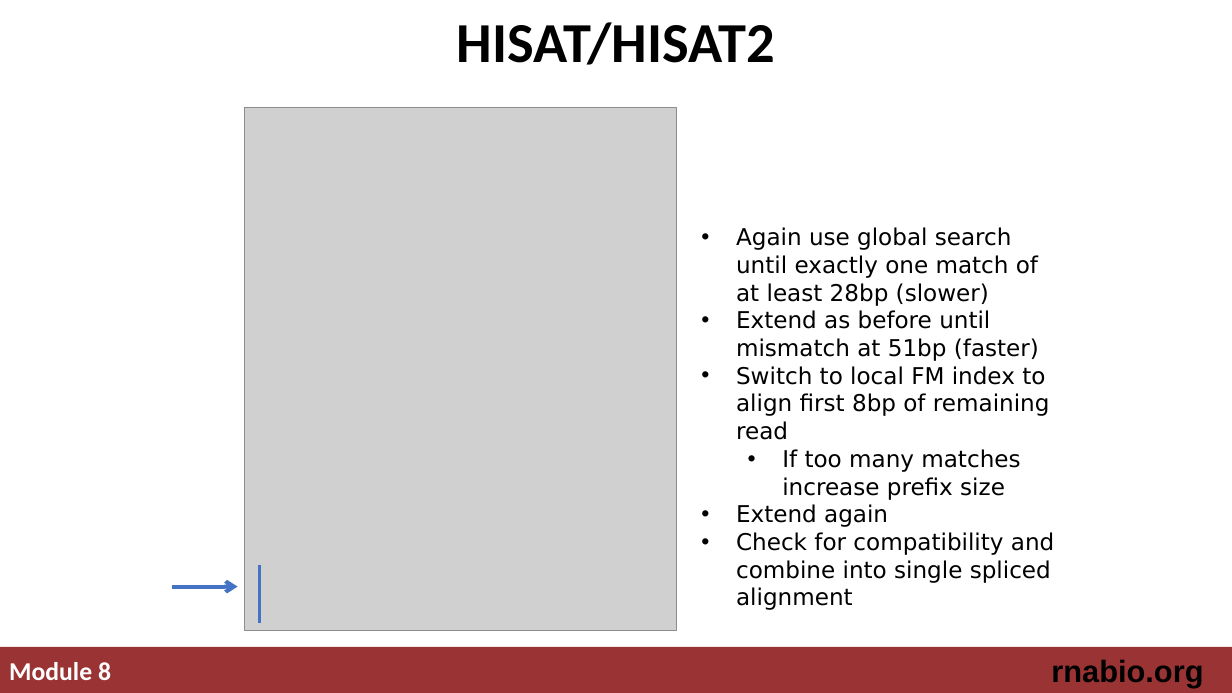
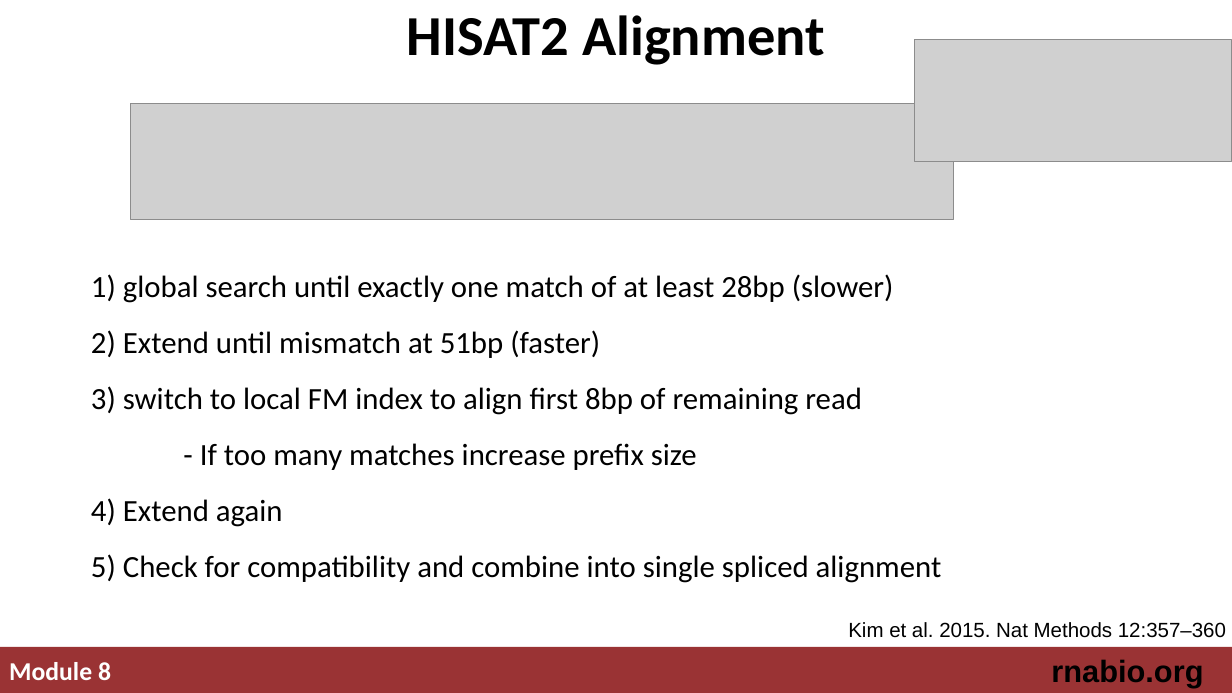
Before and after one commit to griffithlab/rnabio.org, a slide deck: slide 13 of assets/lectures/cbw-cshl/2019/mini/RNASeq_MiniLecture_08_01_Alignment.pptx (slide 15 before the commit). Drawn at 1232x693 pixels with LibreOffice and Linux fonts; fonts in the diff are those of the drawing; grey boxes stand for pictures. Boxes give left, top, right and bottom in pixels: in the first picture for what was removed or moved away, otherwise in the second. Text is boxed around its words. In the diff, an @@ line names an element or a change of style, - is before the commit and + after.

Commit message:
updating alignment slides

```diff
--- a/assets/lectures/cbw-cshl/2019/mini/RNASeq_MiniLecture_08_01_Alignment.pptx
+++ b/assets/lectures/cbw-cshl/2019/mini/RNASeq_MiniLecture_08_01_Alignment.pptx
@@ title at box(407, 15, 825, 65): text changed @@
-HISAT/HISAT2
+HISAT2 Alignment
@@ picture added at box(915, 40, 1232, 162) @@
@@ picture: place and size @@
-picture at box(245, 107, 677, 630)
+picture at box(130, 104, 954, 219)
@@ text at box(91, 274, 942, 583): text changed; size 18 to 24 pt; font DejaVu Sans to Calibri @@
-• Again use global search until exactly one match of at least 28bp (slower)
-• Extend as before until mismatch at 51bp (faster)
-• Switch to local FM index to align first 8bp of remaining read
-  • If too many matches increase prefix size
-• Extend again
-• Check for compatibility and combine into single spliced alignment
+1) global search until exactly one match of at least 28bp (slower)
+2) Extend until mismatch at 51bp (faster)
+3) switch to local FM index to align first 8bp of remaining read
+- If too many matches increase prefix size
+4) Extend again
+5) Check for compatibility and combine into single spliced alignment
@@ line removed from (260, 565) to (260, 623) @@
@@ arrow removed from (172, 587) to (238, 587) @@
@@ text added at box(848, 622, 1226, 638), 16 pt, text #000000 @@
+Kim et al. 2015. Nat Methods 12:357–360
```
Also in this commit, not shown: 7 other slides changed, 1 slide added, 3 slides removed, 2 other files.
